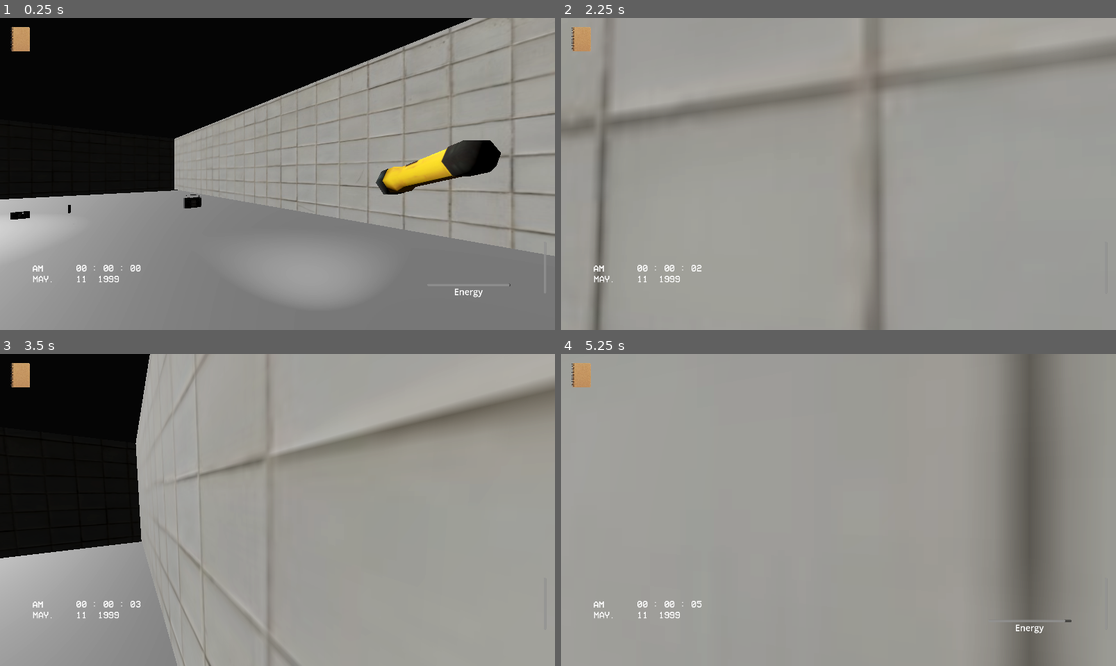
Above: before the commit, frames 1-4 (two rows, left to right).
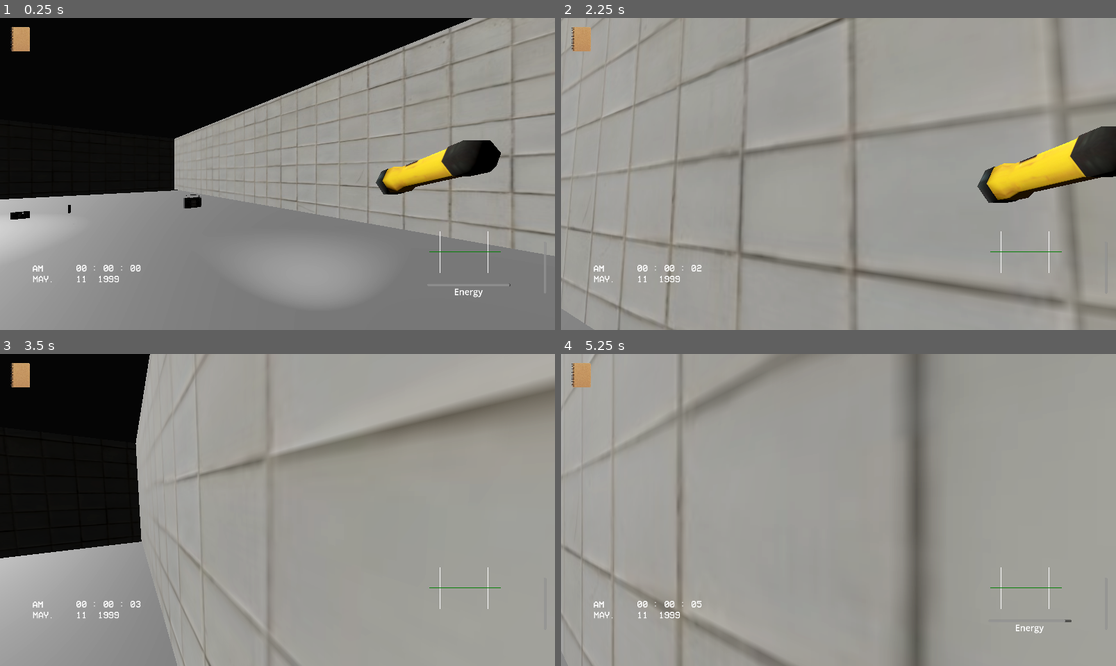
Above: after the commit, the same moments.

Repository: Roberti-coi/horor_game
Game: Godot game, scene res://scenes/level_test.tscn
The game is run twice, just before and just after one commit, with the same random seed, the same clock (stepped at 60 frames per second) and the same inputs.
Inputs (mouse positions are in pixels of both pictures, inside the frame that each line leads up to):
- Up to frame 1 (0.25 s): no input
- Up to frame 2 (2.25 s): tap Enter at 0.5 s; move the mouse to (866, 174) at 0.52 s; hold Z (zoom) 0.53-1.28 s; hold W (forward) from 0.53 s (still down); tap Space (jump) at 0.77, 1.52 s; move the mouse to (810, 174) at 1.27 s; tap F (flashlight) at 1.35 s; tap Z (zoom) at 1.55 s; move the mouse to (849, 167) at 2.02 s; hold Z (zoom) from 2.03 s (still down); tap E (interact) at 2.1 s
- Up to frame 3 (3.5 s): keep holding W (forward); move the mouse to (271, 516) at 2.77 s; release Z (zoom) at 2.78 s; tap Shift (sprint) at 2.85 s; tap Space (jump) at 3.02 s; tap Z (zoom) at 3.05 s
- Up to frame 4 (5.25 s): keep holding W (forward); move the mouse to (877, 513) at 3.52 s; hold Z (zoom) 3.53-4.28 s; tap Space (jump) at 3.77, 4.25, 4.52 s; move the mouse to (794, 506) at 4.27 s; tap Z (zoom) at 4.35 s; move the mouse to (844, 510) at 5.02 s; hold Z (zoom) from 5.03 s (still down); tap F (flashlight) at 5.1 s

The runs differ from the first frame. In frame 1, less than 0.1% of the frame differs, in the area x 77-91%, y 68-82%; in frame 2, 21%, in the area x 0-100%, y 0-100%; in frame 3, less than 0.1%; in frame 4, 20%.

Commit message:
change texture of batari, add smooth to zoom and sanity graph

Diff:
--- a/scenes/battery.tscn
+++ b/scenes/battery.tscn
@@ -1,6 +1,9 @@
-[gd_scene load_steps=4 format=3 uid="uid://c1l6mqgxntpye"]
+[gd_scene load_steps=5 format=3 uid="uid://c1l6mqgxntpye"]
 
-[ext_resource type="Material" uid="uid://ccslvw24cmt1y" path="res://materials/battery.tres" id="1_yxr3r"]
+[ext_resource type="Texture2D" uid="uid://dhjepbqp2lgg8" path="res://textures/batteraag_texture.png" id="1_2o77k"]
+
+[sub_resource type="StandardMaterial3D" id="StandardMaterial3D_nb1sd"]
+albedo_texture = ExtResource("1_2o77k")
 
 [sub_resource type="CylinderMesh" id="CylinderMesh_2nn3i"]
 
@@ -10,8 +13,8 @@
 [node name="battery" type="StaticBody3D"]
 
 [node name="MeshInstance3D" type="MeshInstance3D" parent="."]
-transform = Transform3D(0.3, 0, 0, 0, 0.3, 0, 0, 0, 0.3, 0, 0, 0)
-material_override = ExtResource("1_yxr3r")
+transform = Transform3D(0.3, 0, 0, 0, 0.3, 0, 0, 0, 0.3, -0.00206178, 0.00198865, -0.000451446)
+material_override = SubResource("StandardMaterial3D_nb1sd")
 mesh = SubResource("CylinderMesh_2nn3i")
 
 [node name="CollisionShape3D" type="CollisionShape3D" parent="."]
--- a/scenes/main_menu.tscn
+++ b/scenes/main_menu.tscn
@@ -16,6 +16,10 @@
 anchors_preset = 15
 anchor_right = 1.0
 anchor_bottom = 1.0
+offset_left = 24.0
+offset_top = 16.0
+offset_right = 24.0
+offset_bottom = 16.0
 grow_horizontal = 2
 grow_vertical = 2
 color = Color(0.0562916, 0.0562916, 0.0562916, 1)
--- a/scenes/ui.tscn
+++ b/scenes/ui.tscn
@@ -1,10 +1,11 @@
-[gd_scene load_steps=9 format=3 uid="uid://l6bygym2fumk"]
+[gd_scene load_steps=10 format=3 uid="uid://l6bygym2fumk"]
 
 [ext_resource type="Shader" path="res://shader/vhs.gdshader" id="1_4wely"]
 [ext_resource type="Script" path="res://script/timer.gd" id="1_21b5m"]
 [ext_resource type="FontFile" uid="uid://cwjuco6a2m8d8" path="res://font/VCR_OSD_MONO_1.001.ttf" id="1_f4m7s"]
 [ext_resource type="Texture2D" uid="uid://1kkd3snrq04b" path="res://textures/interact.png" id="4_328wb"]
 [ext_resource type="Texture2D" uid="uid://dybkhryrc1p5g" path="res://textures/guide.png" id="5_4ph4w"]
+[ext_resource type="Script" path="res://script/sanity_graf.gd" id="6_e6mq3"]
 
 [sub_resource type="ShaderMaterial" id="ShaderMaterial_otwl6"]
 shader = ExtResource("1_4wely")
@@ -145,3 +146,203 @@
 offset_bottom = 976.0
 scale = Vector2(0.1, 0.103)
 texture = ExtResource("5_4ph4w")
+
+[node name="SanityGraph" type="Control" parent="."]
+layout_mode = 1
+anchors_preset = 0
+offset_left = 1490.0
+offset_top = 744.0
+offset_right = 1771.0
+offset_bottom = 888.0
+
+[node name="GridContainer" type="HBoxContainer" parent="SanityGraph"]
+layout_mode = 1
+anchors_preset = -1
+offset_top = -1.0
+offset_right = 1123.0
+offset_bottom = 577.0
+grow_horizontal = 2
+grow_vertical = 2
+scale = Vector2(0.25, 0.25)
+theme_override_constants/separation = 50
+
+[node name="ColorRect" type="ColorRect" parent="SanityGraph/GridContainer"]
+custom_minimum_size = Vector2(1, 0)
+layout_mode = 2
+size_flags_horizontal = 0
+size_flags_vertical = 3
+
+[node name="ColorRect2" type="ColorRect" parent="SanityGraph/GridContainer"]
+custom_minimum_size = Vector2(1, 0)
+layout_mode = 2
+size_flags_horizontal = 0
+size_flags_vertical = 3
+
+[node name="ColorRect3" type="ColorRect" parent="SanityGraph/GridContainer"]
+custom_minimum_size = Vector2(1, 0)
+layout_mode = 2
+size_flags_horizontal = 0
+size_flags_vertical = 3
+
+[node name="ColorRect4" type="ColorRect" parent="SanityGraph/GridContainer"]
+custom_minimum_size = Vector2(1, 0)
+layout_mode = 2
+size_flags_horizontal = 0
+size_flags_vertical = 3
+
+[node name="ColorRect5" type="ColorRect" parent="SanityGraph/GridContainer"]
+custom_minimum_size = Vector2(1, 0)
+layout_mode = 2
+size_flags_horizontal = 0
+size_flags_vertical = 3
+
+[node name="ColorRect6" type="ColorRect" parent="SanityGraph/GridContainer"]
+custom_minimum_size = Vector2(1, 0)
+layout_mode = 2
+size_flags_horizontal = 0
+size_flags_vertical = 3
+
+[node name="ColorRect7" type="ColorRect" parent="SanityGraph/GridContainer"]
+custom_minimum_size = Vector2(1, 0)
+layout_mode = 2
+size_flags_horizontal = 0
+size_flags_vertical = 3
+
+[node name="ColorRect8" type="ColorRect" parent="SanityGraph/GridContainer"]
+custom_minimum_size = Vector2(1, 0)
+layout_mode = 2
+size_flags_horizontal = 0
+size_flags_vertical = 3
+
+[node name="ColorRect9" type="ColorRect" parent="SanityGraph/GridContainer"]
+custom_minimum_size = Vector2(1, 0)
+layout_mode = 2
+size_flags_horizontal = 0
+size_flags_vertical = 3
+
+[node name="ColorRect10" type="ColorRect" parent="SanityGraph/GridContainer"]
+custom_minimum_size = Vector2(1, 0)
+layout_mode = 2
+size_flags_horizontal = 0
+size_flags_vertical = 3
+
+[node name="ColorRect11" type="ColorRect" parent="SanityGraph/GridContainer"]
+custom_minimum_size = Vector2(1, 0)
+layout_mode = 2
+size_flags_horizontal = 0
+size_flags_vertical = 3
+
+[node name="ColorRect12" type="ColorRect" parent="SanityGraph/GridContainer"]
+custom_minimum_size = Vector2(1, 0)
+layout_mode = 2
+size_flags_horizontal = 0
+size_flags_vertical = 3
+
+[node name="ColorRect13" type="ColorRect" parent="SanityGraph/GridContainer"]
+custom_minimum_size = Vector2(1, 0)
+layout_mode = 2
+size_flags_horizontal = 0
+size_flags_vertical = 3
+
+[node name="ColorRect14" type="ColorRect" parent="SanityGraph/GridContainer"]
+custom_minimum_size = Vector2(1, 0)
+layout_mode = 2
+size_flags_horizontal = 0
+size_flags_vertical = 3
+
+[node name="ColorRect15" type="ColorRect" parent="SanityGraph/GridContainer"]
+custom_minimum_size = Vector2(1, 0)
+layout_mode = 2
+size_flags_horizontal = 0
+size_flags_vertical = 3
+
+[node name="ColorRect16" type="ColorRect" parent="SanityGraph/GridContainer"]
+custom_minimum_size = Vector2(1, 0)
+layout_mode = 2
+size_flags_horizontal = 0
+size_flags_vertical = 3
+
+[node name="ColorRect17" type="ColorRect" parent="SanityGraph/GridContainer"]
+custom_minimum_size = Vector2(1, 0)
+layout_mode = 2
+size_flags_horizontal = 0
+size_flags_vertical = 3
+
+[node name="ColorRect18" type="ColorRect" parent="SanityGraph/GridContainer"]
+custom_minimum_size = Vector2(1, 0)
+layout_mode = 2
+size_flags_horizontal = 0
+size_flags_vertical = 3
+
+[node name="ColorRect19" type="ColorRect" parent="SanityGraph/GridContainer"]
+custom_minimum_size = Vector2(1, 0)
+layout_mode = 2
+size_flags_horizontal = 0
+size_flags_vertical = 3
+
+[node name="ColorRect20" type="ColorRect" parent="SanityGraph/GridContainer"]
+custom_minimum_size = Vector2(1, 0)
+layout_mode = 2
+size_flags_horizontal = 0
+size_flags_vertical = 3
+
+[node name="ColorRect21" type="ColorRect" parent="SanityGraph/GridContainer"]
+custom_minimum_size = Vector2(1, 0)
+layout_mode = 2
+size_flags_horizontal = 0
+size_flags_vertical = 3
+
+[node name="ColorRect22" type="ColorRect" parent="SanityGraph/GridContainer"]
+custom_minimum_size = Vector2(1, 0)
+layout_mode = 2
+size_flags_horizontal = 0
+size_flags_vertical = 3
+
+[node name="ColorRect23" type="ColorRect" parent="SanityGraph/GridContainer"]
+custom_minimum_size = Vector2(1, 0)
+layout_mode = 2
+size_flags_horizontal = 0
+size_flags_vertical = 3
+
+[node name="Control" type="Control" parent="SanityGraph"]
+layout_mode = 3
+anchors_preset = 0
+offset_top = -1.0
+offset_right = 1123.0
+offset_bottom = 577.0
+scale = Vector2(0.25, 0.25)
+size_flags_horizontal = 3
+size_flags_vertical = 3
+
+[node name="HBoxContainer" type="HBoxContainer" parent="SanityGraph/Control"]
+layout_mode = 1
+anchors_preset = 4
+anchor_top = 0.5
+anchor_bottom = 0.5
+grow_vertical = 2
+
+[node name="SanityGraf" type="Line2D" parent="SanityGraph/Control/HBoxContainer"]
+default_color = Color(0.015, 0.5, 0.0230833, 1)
+script = ExtResource("6_e6mq3")
+
+[node name="SanityTimer" type="Timer" parent="SanityGraph"]
+wait_time = 0.5
+autostart = true
+
+[node name="HeartbeatTimer" type="Timer" parent="SanityGraph"]
+wait_time = 5.0
+autostart = true
+
+[node name="VSlider" type="VSlider" parent="SanityGraph"]
+visible = false
+layout_mode = 0
+offset_left = -105.0
+offset_top = 148.0
+offset_right = -49.0
+offset_bottom = 367.0
+max_value = 600.0
+step = 50.0
+value = 300.0
+
+[connection signal="timeout" from="SanityGraph/SanityTimer" to="SanityGraph/Control/HBoxContainer/SanityGraf" method="_on_sanity_timer_timeout"]
+[connection signal="timeout" from="SanityGraph/HeartbeatTimer" to="SanityGraph/Control/HBoxContainer/SanityGraf" method="_on_heartbeat_timer_timeout"]
--- a/script/camera.gd
+++ b/script/camera.gd
@@ -1,6 +1,7 @@
 extends Node3D
 
 var sens = 0.005
+var zoom_speed = 5
 
 func _ready():
 	Input.set_mouse_mode(Input.MOUSE_MODE_CAPTURED)
@@ -13,6 +14,8 @@
 
 	if event is InputEventKey:
 		if Input.is_action_pressed('zoom'):
-			$Camera3D.fov = 25
+			if $Camera3D.fov >= 25:
+				$Camera3D.fov -= 1 + zoom_speed
+
 		else:
 			$Camera3D.fov = 75
--- /dev/null
+++ b/script/sanity_graf.gd
@@ -0,0 +1,42 @@
+extends Line2D
+
+var colon_count = 100
+var step = 10
+var x_coord = []
+var y_coord = []
+var heartbeat = [0, 0, 0, -50, 0, 0, 50, -190, 0]
+
+# Called when the node enters the scene tree for the first time.
+func _ready() -> void:
+	var arr = [1, 2, 3]
+	for x in range(0, colon_count):
+		x_coord.append(step*x)
+		y_coord.append(0)
+	closed = false
+	drow_graph()
+	pass
+
+func drow_graph() -> void:
+	clear_points()
+	for i in range(colon_count):
+		add_point(Vector2(x_coord[i], y_coord[i]))
+	pass
+
+func change_graph(value: float) ->void:
+	y_coord.pop_front()
+	y_coord.append(300 - value)
+	drow_graph()
+	pass # Replace with function body.
+
+func _on_v_slider_value_changed(value: float) -> void:
+	change_graph(value)
+	pass
+
+func _on_sanity_timer_timeout() -> void:
+	var slider = $"../../../VSlider"
+	change_graph(slider.value)
+	pass # Replace with function body.
+
+func _on_heartbeat_timer_timeout() -> void:
+	y_coord.append_array(heartbeat)
+	pass # Replace with function body.
Not shown, added: textures/battarey_button.png.import
Not shown, added: textures/batteraag_new.png.import
Binary file added: textures/batteraag_texture.png
Not shown, added: textures/batteraag_texture.png.import
